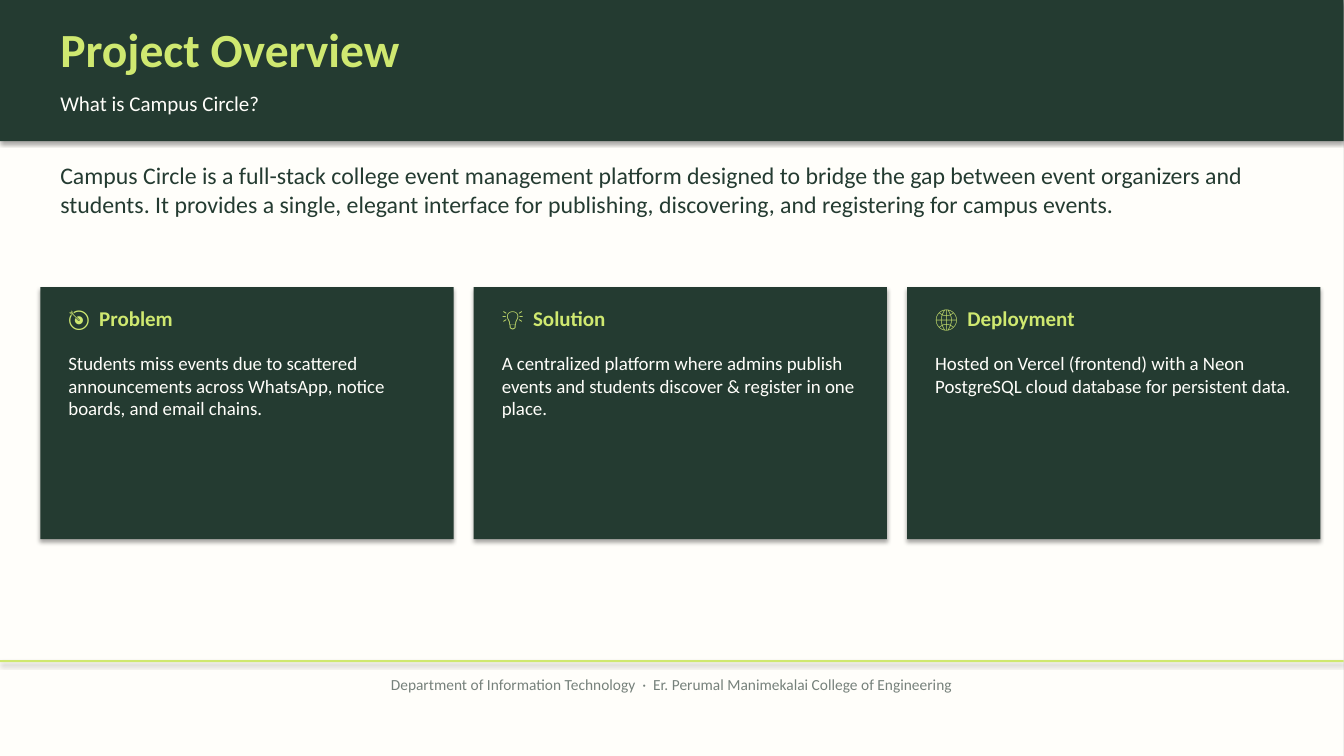
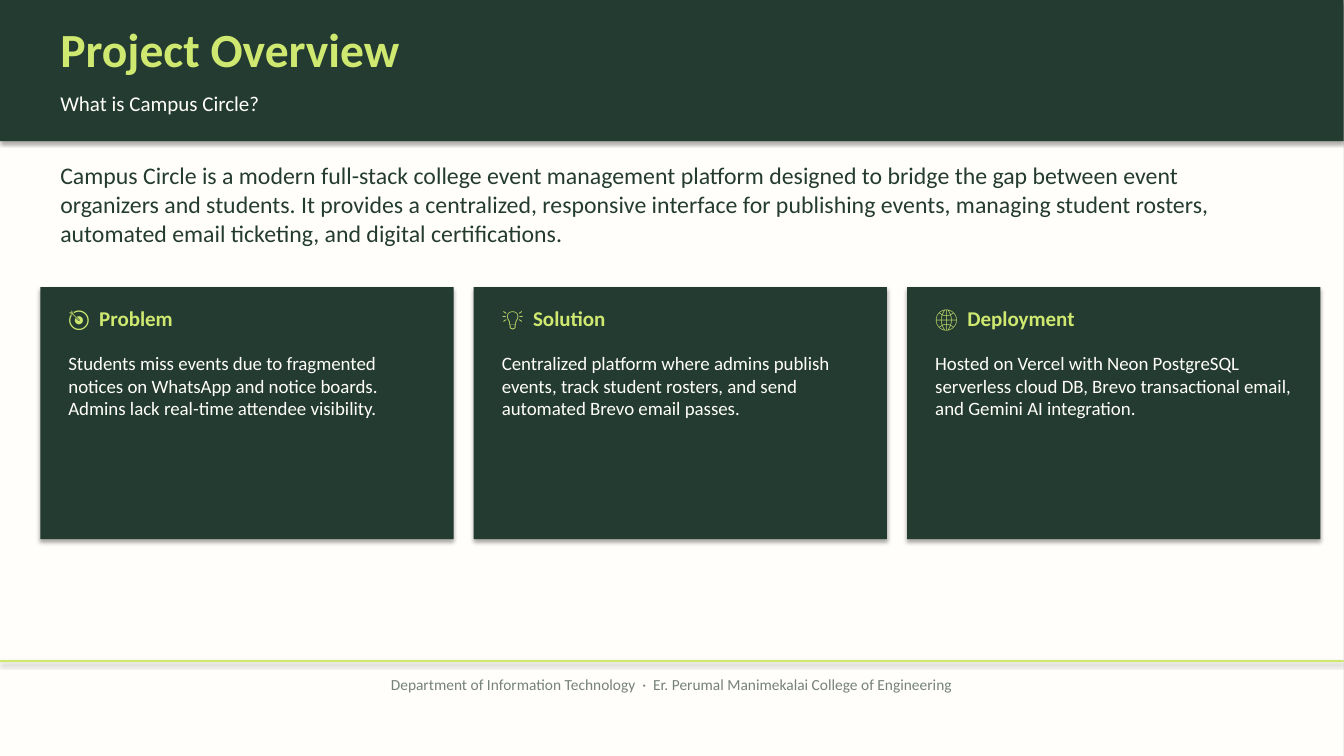
Before and after one commit to Abhi7Prajapathi/Events, a slide deck: slide 2 of CampusCircle_Presentation.pptx. Drawn at 1344x756 pixels with LibreOffice and Linux fonts; fonts in the diff are those of the drawing. Boxes give left, top, right and bottom in pixels: in the first picture for what was removed or moved away, otherwise in the second. Text is boxed around its words. In the diff, an @@ line names an element or a change of style, - is before the commit and + after.

Commit message:
feat: Admin event attendee roster view, CSV export, and updated PPT deck with Brevo & attendee features

```diff
--- a/CampusCircle_Presentation.pptx
+++ b/CampusCircle_Presentation.pptx
@@ text at [60, 167, 1208, 246]: text changed @@
-Campus Circle is a full-stack college event management platform designed to bridge the gap between event organizers and students. It provides a single, elegant interface for publishing, discovering, and registering for campus events.
+Campus Circle is a modern full-stack college event management platform designed to bridge the gap between event organizers and students. It provides a centralized, responsive interface for publishing events, managing student rosters, automated email ticketing, and digital certifications.
@@ text at [68, 357, 378, 418]: text changed @@
-Students miss events due to scattered announcements across WhatsApp, notice boards, and email chains.
+Students miss events due to fragmented notices on WhatsApp and notice boards. Admins lack real-time attendee visibility.
@@ text at [502, 357, 830, 418]: text changed @@
-A centralized platform where admins publish events and students discover & register in one place.
+Centralized platform where admins publish events, track student rosters, and send automated Brevo email passes.
@@ text at [935, 357, 1291, 419]: text changed @@
-Hosted on Vercel (frontend) with a Neon PostgreSQL cloud database for persistent data.
+Hosted on Vercel with Neon PostgreSQL serverless cloud DB, Brevo transactional email, and Gemini AI integration.
```
Also in this commit, not shown: 10 other slides changed, 3 other files.
